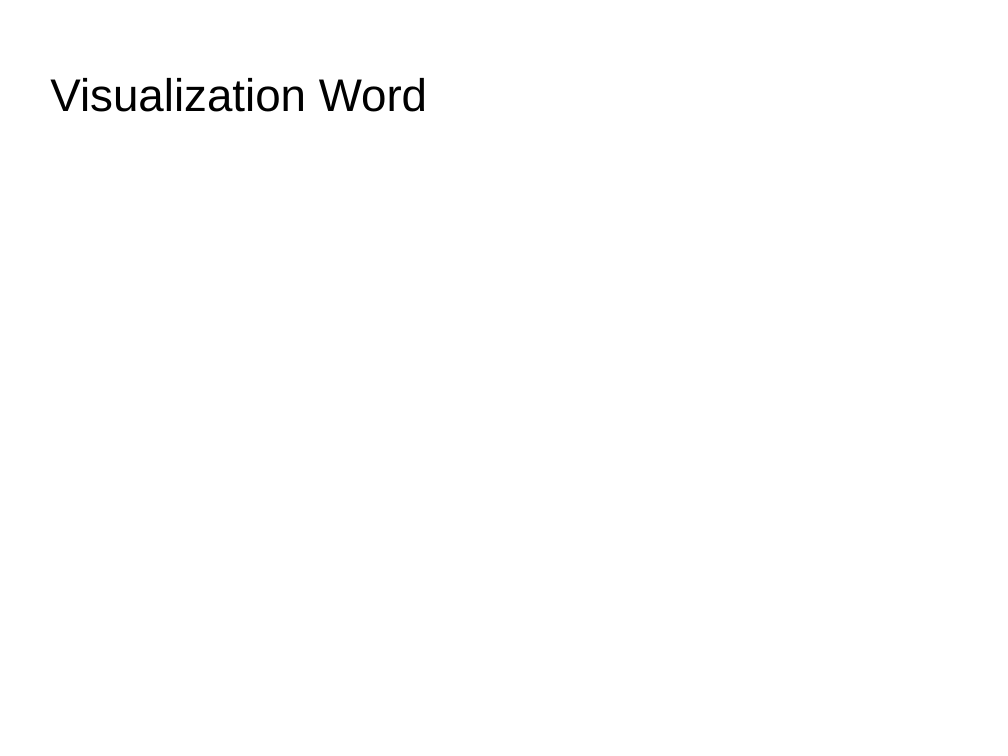
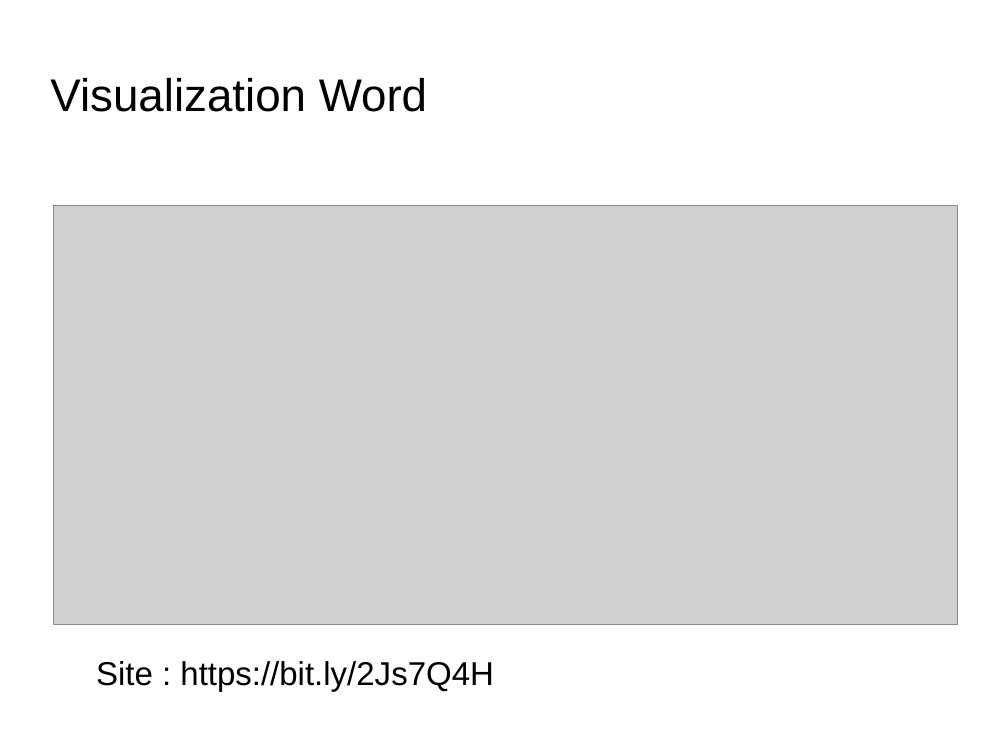
Before and after one commit to cmoutafidis/Wannabe-Serres-Hackathon-2019, a slide deck: slide 8 of presentation.odp. Drawn at 1008x756 pixels with LibreOffice and Linux fonts; fonts in the diff are those of the drawing; grey boxes stand for pictures; background and template pictures are left out. Boxes give left, top, right and bottom in pixels: in the first picture for what was removed or moved away, otherwise in the second. Text is boxed around its words. In the diff, an @@ line names an element or a change of style, - is before the commit and + after.

Commit message:
our presentation

```diff
--- a/presentation.odp
+++ b/presentation.odp
@@ picture added at [54, 206, 958, 625] @@
@@ text added at [96, 661, 494, 692], 26 pt, text #000000 @@
+Site : https://bit.ly/2Js7Q4H
```
Also in this commit, not shown: 1 other slide changed, 2 other files.
